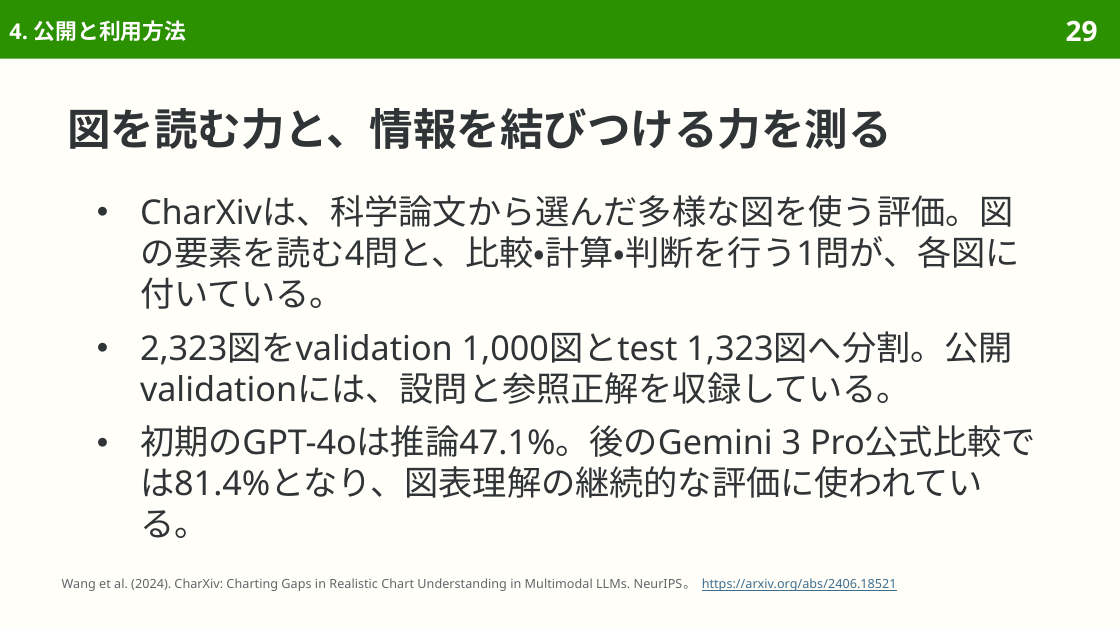
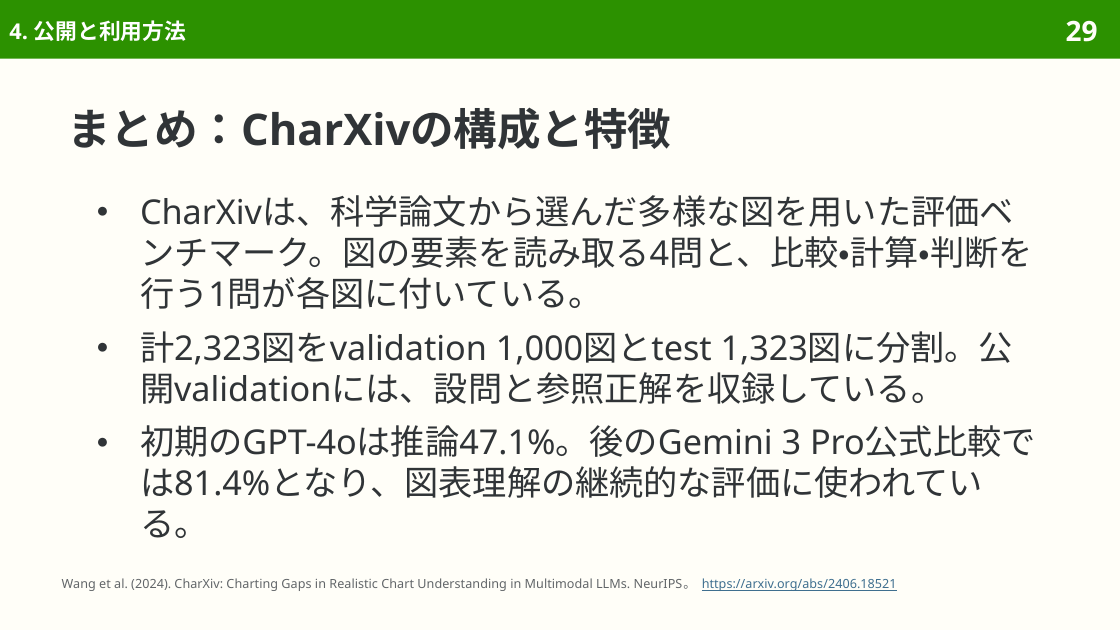
Before and after one commit to sasakiy84/datasets-in-10-minutes, a slide deck: slide 29 of slides/datasets-in-10-minutes-charxiv.pptx. Drawn at 1120x630 pixels with LibreOffice and Linux fonts; fonts in the diff are those of the drawing. Boxes give left, top, right and bottom in pixels: in the first picture for what was removed or moved away, otherwise in the second. Text is boxed around its words. In the diff, an @@ line names an element or a change of style, - is before the commit and + after.

```diff
--- a/slides/datasets-in-10-minutes-charxiv.pptx
+++ b/slides/datasets-in-10-minutes-charxiv.pptx
@@ title at (x1=67, y1=107, x2=671, y2=149): text changed @@
-図を読む力と、情報を結びつける力を測る
+まとめ：CharXivの構成と特徴
@@ text at (x1=140, y1=195, x2=1033, y2=404): text changed @@
-● CharXivは、科学論文から選んだ多様な図を使う評価。図の要素を読む4問と、比較・計算・判断を行う1問が、各図に付いている。
-● 2,323図をvalidation 1,000図とtest 1,323図へ分割。公開validationには、設問と参照正解を収録している。
+● CharXivは、科学論文から選んだ多様な図を用いた評価ベンチマーク。図の要素を読み取る4問と、比較・計算・判断を行う1問が各図に付いている。
+● 計2,323図をvalidation 1,000図とtest 1,323図に分割。公開validationには、設問と参照正解を収録している。
```
Also in this commit, not shown: 21 other slides changed, 7 other files.
